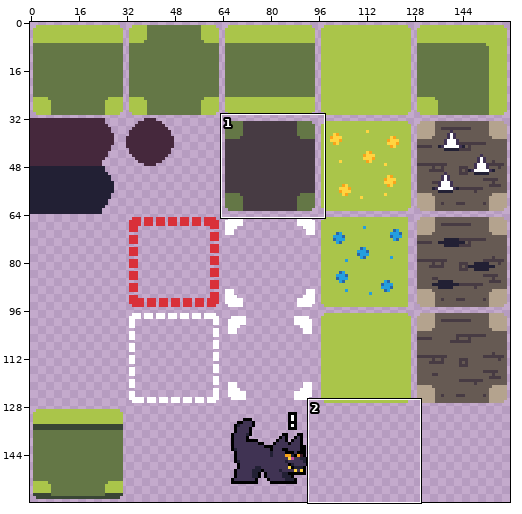
Sprite sheet -- assets/spritesheet.png. Above: a wide view before the commit, with the close-up outlined.
Close-up. Before the edit:
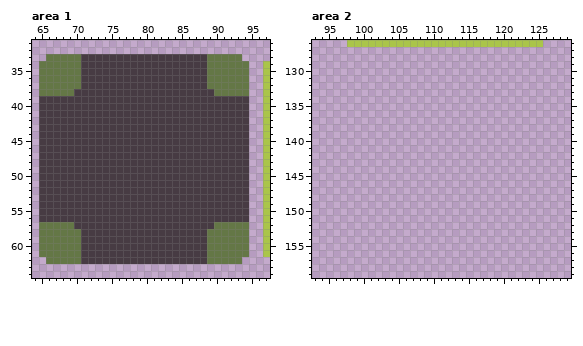
The file is 160x160 pixels. Shown: area 1: x 64..97, y 31..64; area 2: x 93..129, y 126..159.
The result:
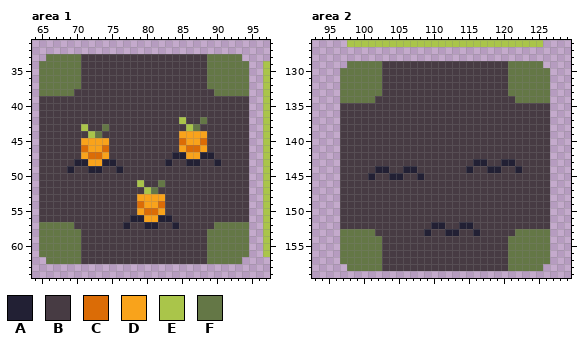
Palette (. is transparent): A #222034  B #473b43  C #db6c06  D #f9a31b  E #aac54a  F #647746
Difference:
Area 1:
Colour A replaces colour B in row 47 at x 84 to 85 and 88 to 89; in row 48 at x 70 to 71, 74 to 75, 83, 86 to 87 and 90; in row 49 at x 69, 72 to 73 and 76; in row 56 at x 78 to 79 and 82 to 83; in row 57 at x 77, 80 to 81 and 84.
Colour C replaces colour B in row 45 at x 85 and 88; in row 46 at x 71, 74 and 86 to 87; in row 47 at x 72 to 73; in row 54 at x 79 and 82; in row 55 at x 80 to 81.
Colour D replaces colour B in row 44 at x 85 to 88; in row 45 at x 71 to 74 and 86 to 87; in row 46 at x 72 to 73, 85 and 88; in row 47 at x 71, 74 and 86 to 87; in row 48 at x 72 to 73; in row 53 at x 79 to 82.
Colour D replaces colour B in row 54 at x 80 to 81; in row 55 at x 79 and 82; in row 56 at x 80 to 81.
Colour E replaces colour B in row 42 at x 85; in row 43 at x 71 and 86; in row 44 at x 72; in row 51 at x 79; in row 52 at x 80.
Colour F replaces colour B in row 42 at x 88; in row 43 at x 74 and 87; in row 44 at x 73; in row 51 at x 82; in row 52 at x 81.
Area 2:
Colour A is added in row 143 at x 116 to 117 and 120 to 121; in row 144 at x 102 to 103, 106 to 107, 115, 118 to 119 and 122; in row 145 at x 101, 104 to 105 and 108; in row 152 at x 110 to 111 and 114 to 115; in row 153 at x 109, 112 to 113 and 116.
Colour B is added in rows 129 to 133 at x 103 to 120; in row 134 at x 102 to 121; in rows 135 to 142 at x 97 to 126; in row 143 at x 97 to 115, 118 to 119 and 122 to 126; in row 144 at x 97 to 101, 104 to 105, 108 to 114, 116 to 117, 120 to 121 and 123 to 126; in row 145 at x 97 to 100, 102 to 103, 106 to 107 and 109 to 126.
Colour B is added in rows 146 to 151 at x 97 to 126; in row 152 at x 97 to 109, 112 to 113 and 116 to 126; in row 153 at x 102 to 108, 110 to 111, 114 to 115 and 117 to 121; in rows 154 to 158 at x 103 to 120.
Colour F is added in row 129 at x 98 to 102 and 121 to 125; in rows 130 to 133 at x 97 to 102 and 121 to 126; in row 134 at x 97 to 101 and 122 to 126; in row 153 at x 97 to 101 and 122 to 126; in rows 154 to 157 at x 97 to 102 and 121 to 126; in row 158 at x 98 to 102 and 121 to 125.
Boxes around the changes in both close-ups, in picture pixels (x1, y1, x2, y2):
changed: (67, 117, 221, 229)
added: (340, 61, 550, 271)
